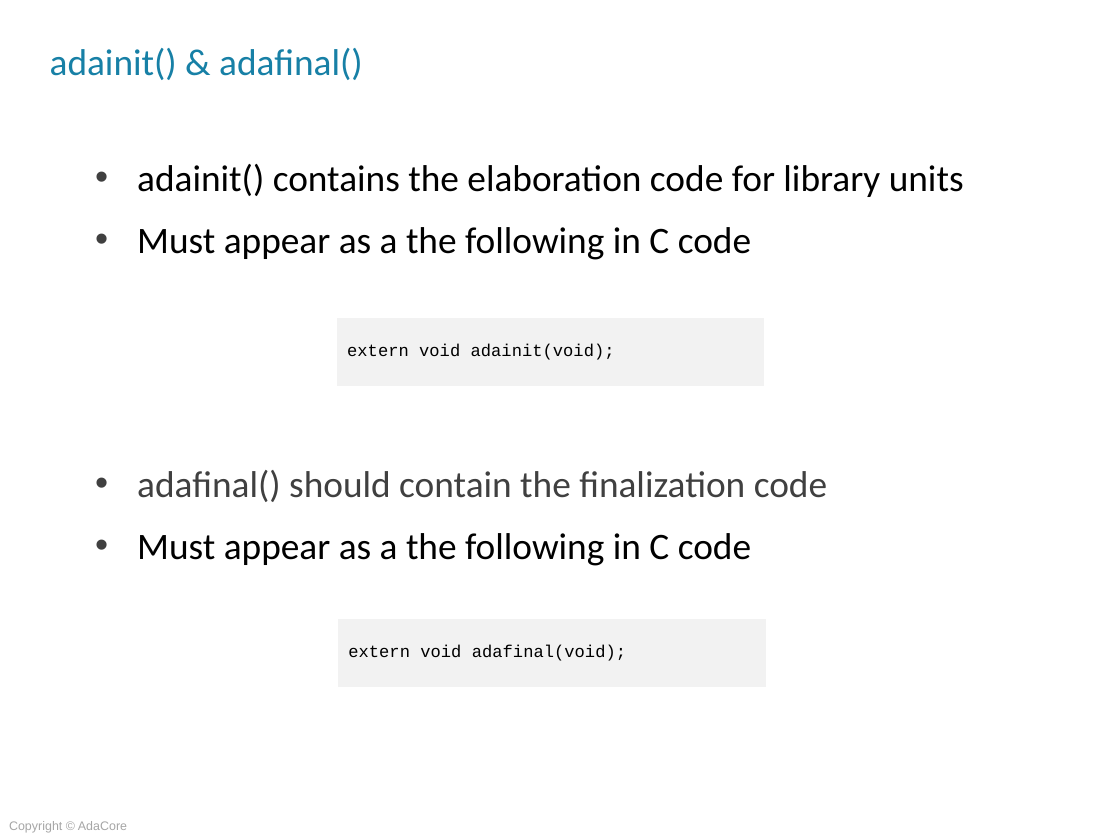
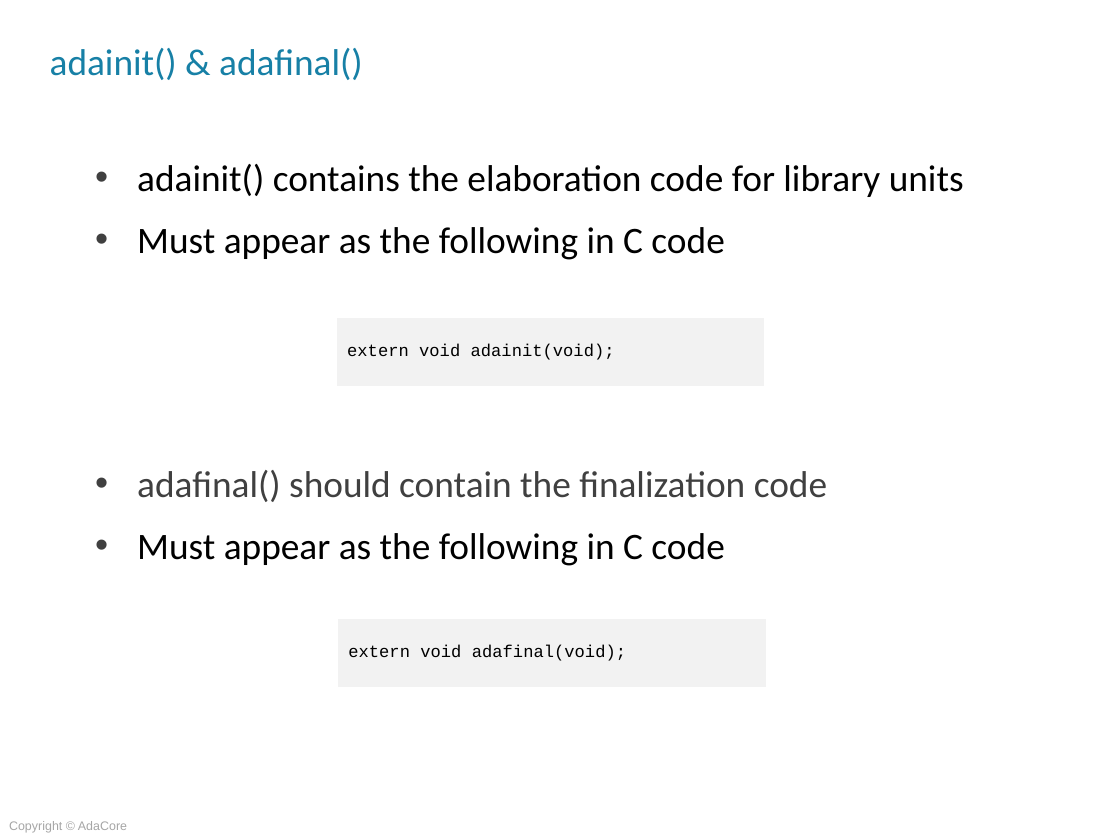
Before and after one commit to AdaCoreU/Courses, a slide deck: slide 5 of lectures/04_Mixed_Language_Programming_In_Ada/02_Ada_and_C/Slides/02_Ada_And_C.pptx. Drawn at 1120x840 pixels with LibreOffice and Linux fonts; fonts in the diff are those of the drawing; background and template pictures are left out. Boxes give left, top, right and bottom in pixels: in the first picture for what was removed or moved away, otherwise in the second. Text is boxed around its words. In the diff, an @@ line names an element or a change of style, - is before the commit and + after.

Commit message:
Updated type on the slide "adainit() & adafinal()"

```diff
--- a/lectures/04_Mixed_Language_Programming_In_Ada/02_Ada_and_C/Slides/02_Ada_And_C.pptx
+++ b/lectures/04_Mixed_Language_Programming_In_Ada/02_Ada_and_C/Slides/02_Ada_And_C.pptx
@@ text at (137, 227, 724, 260): text changed @@
-• Must appear as a the following in C code
+• Must appear as the following in C code
@@ text at (137, 533, 724, 566): text changed @@
-• Must appear as a the following in C code
+• Must appear as the following in C code
```
